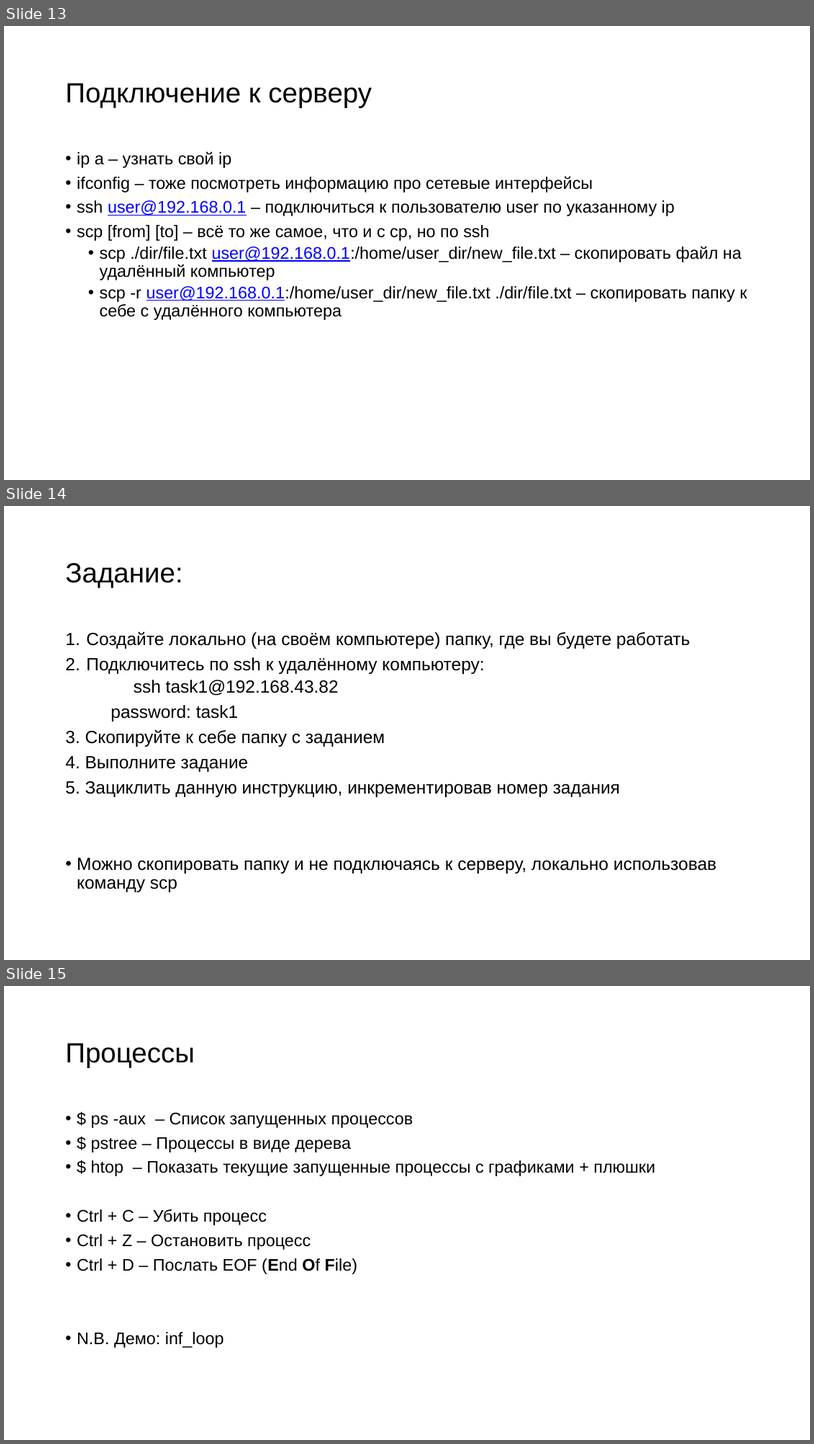
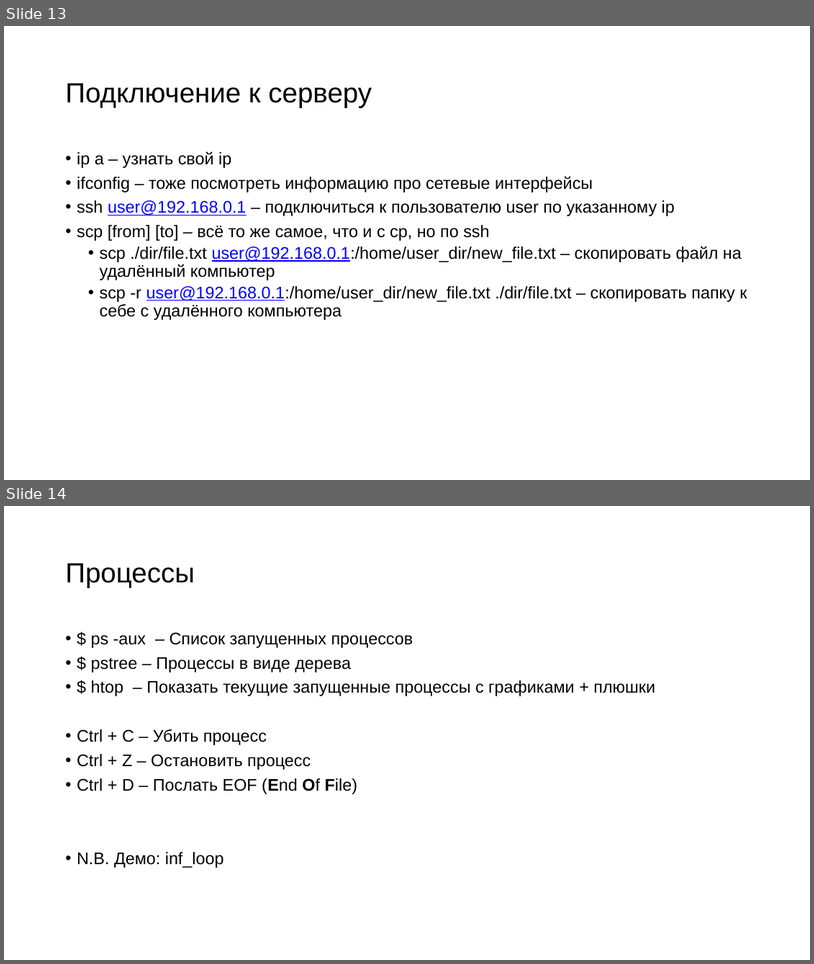
Before and after one commit to kostya2709/C_Plus_Plus_seminars, a slide deck: fall/sem_1_terminal/presentation/Семинар_1_terminal.pptx. Shown one above the other, each under a label of ours: slides 13, 14 and 15 before the commit, slides 13 and 14 after it. The pictures are 814x1444 and 814x964 pixels, drawn with LibreOffice and Linux fonts; fonts in the diff are those of the drawing. Boxes give left, top, right and bottom in pixels: in the first picture for what was removed or moved away, otherwise in the second. Text is boxed around its words. In the diff, an @@ line names an element or a change of style, - is before the commit and + after.

```diff
--- a/fall/sem_1_terminal/presentation/Семинар_1_terminal.pptx
+++ b/fall/sem_1_terminal/presentation/Семинар_1_terminal.pptx
@@ slide 14 removed at (x1=4, y1=506, x2=810, y2=960), background #FFFFFF @@
@@ title removed at (x1=65, y1=563, x2=183, y2=588) @@
-Задание:
@@ text removed at (x1=65, y1=631, x2=717, y2=892) @@
-1. Создайте локально (на своём компьютере) папку, где вы будете работать
-2. Подключитесь по ssh к удалённому компьютеру:
-  ssh task1@192.168.43.82
-password: task1
-3. Скопируйте к себе папку с заданием
-4. Выполните задание
-5. Зациклить данную инструкцию, инкрементировав номер задания
-• Можно скопировать папку и не подключаясь к серверу, локально использовав команду scp
@@ what was slide 15 is now slide 14 @@
```
Also in this commit, not shown: 8 other files.
